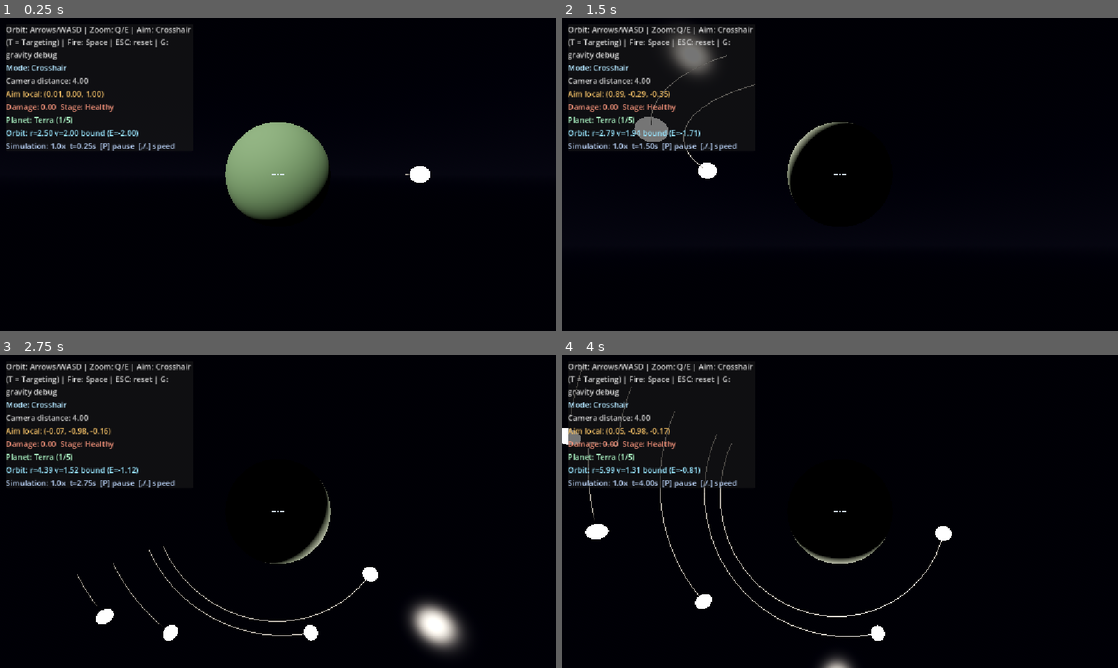
Above: before the commit, frames 1-4 (two rows, left to right).
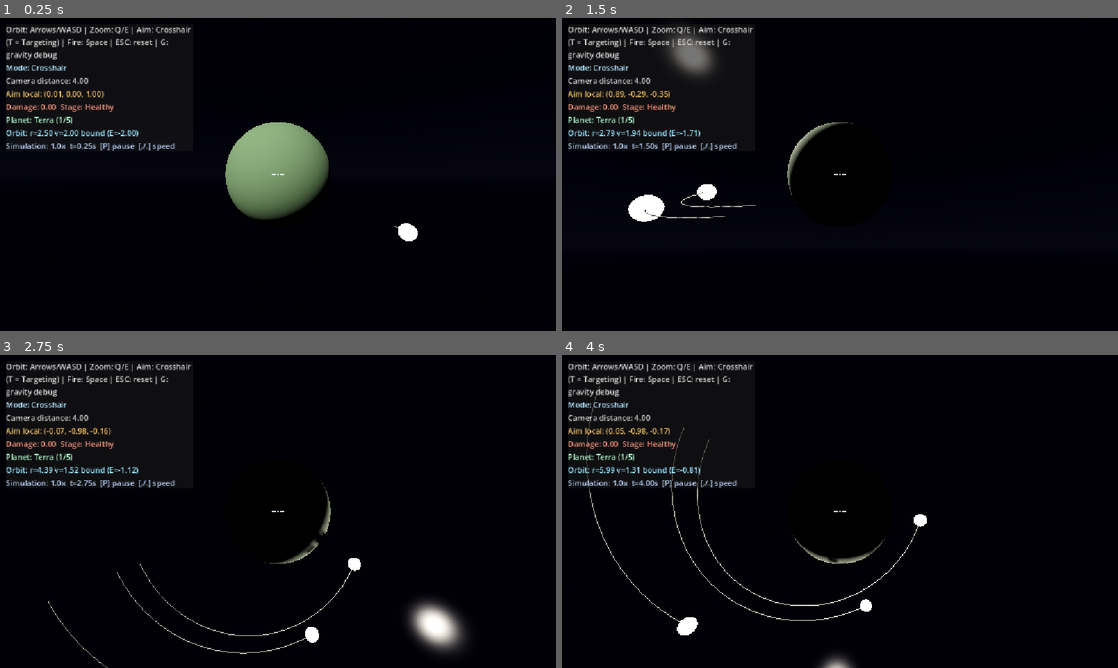
Above: after the commit, the same moments.

Repository: aquatticrose/planetary-destruction
Game: Godot game, scene res://scenes/main/Main.tscn
Two runs of this game, one before a commit and one after it. Both use one fixed random seed, a clock stepped at 60 frames per second and the inputs below. Sound files missing from this copy of the repository are replaced by a short silence.
Inputs:
- Up to frame 1 (0.25 s): no input
- Up to frame 2 (1.5 s): hold Right (orbit_right) 0.53-1.28 s; hold M (spawn_moon) 0.53-1.28 s; hold Down (orbit_down) from 1.28 s (still down); tap S (aim_down) at 1.35 s
- Up to frame 3 (2.75 s): tap M (spawn_moon) at 1.55 s; release Down (orbit_down) at 2.03 s; hold Right (orbit_right) from 2.03 s (still down); hold M (spawn_moon) from 2.03 s (still down); tap A (aim_left) at 2.1 s
- Up to frame 4 (4 s): release Right (orbit_right) at 2.78 s; release M (spawn_moon) at 2.78 s; hold = (orbit_radius_up) 2.78-3.53 s; tap D (aim_right) at 2.85 s; tap M (spawn_moon) at 3.05 s; hold Left (orbit_left) from 3.53 s (still down); hold M (spawn_moon) from 3.53 s (still down); tap W (aim_up) at 3.6 s

The runs differ from the first frame. In frame 1, 0.3% of the frame differs, in the area x 70-78%, y 47-72%; in frame 2, 1.3%; in frame 3, 1.1%; in frame 4, 2.0%, in the area x 0-71%, y 2-92%.

Commit message:
feat: incline spawned moon orbits

Diff:
--- a/scripts/simulation/orbit_system.gd
+++ b/scripts/simulation/orbit_system.gd
@@ -11,6 +11,10 @@
 @export var gravity_path : NodePath
 ## Spawns one demo moon on ready so there is an orbit to see immediately.
 @export var spawn_demo_moon : bool = true
+## Angle of the demo and player-spawned moons' orbital plane relative to the
+## planet's equatorial plane. This changes the physical initial conditions,
+## not merely the trail's rendering.
+@export_range(-80.0, 80.0, 1.0) var default_moon_inclination_degrees : float = 24.0
 
 var _planet : CelestialBody
 var _gravity : GravitySimulation
@@ -25,7 +29,7 @@
 		DebugLog.warn("OrbitSystem: planet or gravity path not wired")
 		return
 	if spawn_demo_moon:
-		spawn_moon(_planet, 2.5, Vector3.RIGHT)
+		spawn_moon(_planet, 2.5, _default_moon_direction())
 
 
 func _unhandled_input(event : InputEvent) -> void:
@@ -33,7 +37,7 @@
 		return
 	if event.is_action_pressed("spawn_moon"):
 		if _planet != null:
-			spawn_moon(_planet, 2.0 + _spawned.size() * 0.8, Vector3.RIGHT)
+			spawn_moon(_planet, 2.0 + _spawned.size() * 0.8, _default_moon_direction())
 	elif event.is_action_pressed("spawn_star"):
 		spawn_star_and_orbit(6.0, Vector3.RIGHT)
 	elif event.is_action_pressed("clear_orbits"):
@@ -108,6 +112,13 @@
 	return null
 
 
+## A tilted radial vector gives the moon a genuinely inclined orbital plane.
+## CelestialBody.initialize_orbit() derives a perpendicular tangential velocity,
+## then the N-body integrator preserves that plane under central gravity.
+func _default_moon_direction() -> Vector3:
+	return Vector3.RIGHT.rotated(Vector3.FORWARD, deg_to_rad(default_moon_inclination_degrees))
+
+
 ## Manual orbit editing: converts a radius change into a one-off physical state
 ## (new position + circular-orbit velocity), then returns the body to gravity.
 func _edit_radius(delta : float) -> void:
Not shown, changed: CHANGELOG.md
